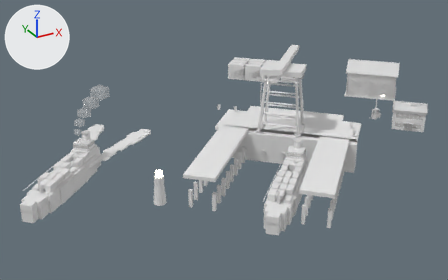
The FBX model Assets/Art/KayseriIsland/Models/Ruby/Phase2/Port_P2.fbx: old version first, new version second.
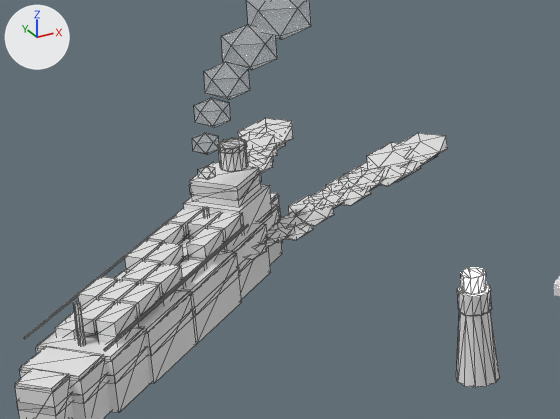
The first picture shows the older version from a 50 mm camera at (-246.5, -266.7, 88.8) aimed at (-153.2, -97.0, 4.0). The close-ups show the older and then the newer version on the part from 3% to 41% of the width and 32% to 77% of the height of that picture. Only the edits that show in the close-ups are written down. Arrows for +X, +Y and +Z are at upper left; the lights stay in place. The close-ups show mesh edges as thin lines. Where no turn or scale is listed for an object, it has been applied to the vertices. Vertices at exactly the same position are counted once.

The scene before the commit, as lines of its bpy script (objects in view):
```python
ob_port_beacon = bpy.data.objects.new('Port.Beacon', me_port_beacon_001)
ob_port_beacon.location = (0.0, 0.0, 3.0)
ob_port_shipout = bpy.data.objects.new('Port.ShipOut', me_port_shipout_001)
ob_port_shipout.location = (-206.0, -86.0, -2.85)
ob_port_wake = bpy.data.objects.new('Port.Wake', me_port_wake_001)
ob_port_wake.location = (-206.0, -86.0, -2.75)
# also in view: 'Port.ShipSmoke' at (-191.7, -74.8, 13.9)
```
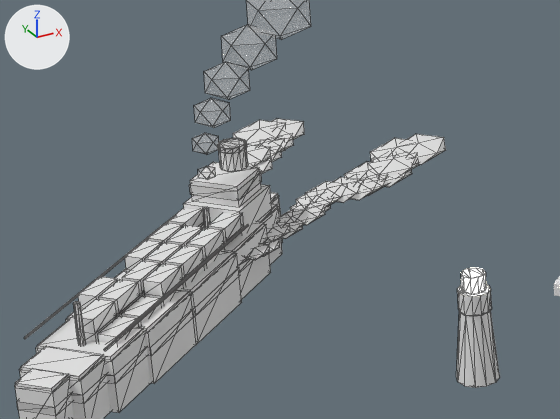
Diff of the bpy script that builds the scene:
```diff
--- a/Assets/Art/KayseriIsland/Models/Ruby/Phase2/Port_P2.fbx.py
+++ b/Assets/Art/KayseriIsland/Models/Ruby/Phase2/Port_P2.fbx.py
@@ me_port_wake_001 @@
 # used by ob_port_wake; location = (-206.0, -86.0, -2.75)
-me_port_wake_001.from_pydata(...)  # 576 vertices, 960 faces; spans x 0.1..39.9, y 0.1..39.6, z -0.9..0.9
+me_port_wake_001.from_pydata(...)  # 576 vertices, 960 faces; spans x 0.3..39.7, y 0.9..38.5, z -0.9..1.0
+# me_port_wake_001 part 1: the loose piece of 12 vertices spanning x 9.6..13.0, y 4.1..7.6, z -0.3..0.4 is moved by (0.2, -0.2, 0.0)
+# me_port_wake_001 part 2: the loose piece of 12 vertices spanning x 10.0..13.6, y 5.8..9.5, z -0.1..0.6 is moved by (1.0, -1.0, -0.4)
+# me_port_wake_001 part 3: the loose piece of 12 vertices spanning x 11.6..15.4, y 6.3..10.2, z -0.5..0.3 is moved by (-0.3, 0.3, 0.0)
+# me_port_wake_001 part 4: the loose piece of 12 vertices spanning x 13.0..17.1, y 7.0..11.0, z -0.5..0.4 is moved by (-0.4, 0.4, 0.1)
+# me_port_wake_001 part 5: the loose piece of 12 vertices spanning x 14.9..19.2, y 7.2..11.4, z -0.7..0.2 is moved by (-0.9, 0.9, 0.0)
+# me_port_wake_001 part 6: the loose piece of 12 vertices spanning x 15.5..20.0, y 8.7..13.2, z -0.5..0.4 is moved by (-0.3, 0.3, 0.0)
+# me_port_wake_001 part 7: the loose piece of 12 vertices spanning x 17.5..22.2, y 8.8..13.5, z -0.4..0.6 is moved by (-0.7, 0.7, -0.1)
+# me_port_wake_001 part 8: 276 of 576 vertices moved; they spanned x 10.9..39.9, y 10.9..39.6, z -0.9..0.9 and now span x 10.3..39.7, y 10.7..38.5, z -0.9..1.0; mean shift (0.0, 0.0, 0.0); largest move (33.7, 24.3, -0.4) -> (32.5, 25.5, -0.3)
+# other edits to the shape of me_port_wake_001 do not show in these pictures
 me_port_wake_001.materials.append(mat_foam)
@@ me_port_shipout_001 @@
 # used by ob_port_shipout; location = (-206.0, -86.0, -2.85)
-me_port_shipout_001.from_pydata(...)  # 552 vertices, 852 faces; spans x -16.4..17.1, y -16.4..17.1, z -3.7..9.6
+me_port_shipout_001.from_pydata(...)  # 520 vertices, 804 faces; spans x -16.4..17.1, y -16.4..17.1, z -3.7..9.6
+# me_port_shipout_001 part 9: the loose piece of 8 vertices spanning x 5.3..9.3, y 5.3..9.3, z 2.9..4.3 is moved by (-4.4, -7.5, 0.0), in mat_blue (white #e7e7e7)
+# me_port_shipout_001 part 10: the loose piece of 8 vertices spanning x -7.9..-3.9, y -11.0..-7.0, z 2.9..4.3 is moved by (10.3, 13.4, 0.0), in mat_blue (white #e7e7e7)
+# me_port_shipout_001 part 11: 4 vertices moved from x -5.0..-0.9, y -8.1..-4.1, z 4.3 to x -5.0..-0.9, y -8.1..-4.1, z 1.4; 40 vertices removed from x -11.0..10.9, y -7.9..7.8, z 1.4..2.9; 8 vertices added at x -9.5..-5.5, y -9.5..-5.5, z 1.4..2.9
 me_port_shipout_001.materials.append(mat_teal)
```

Location of each change, (x1, y1, x2, y2) in pixels of the close-ups (560 x 419 px; the box of a moved part takes in the faces that stretch with it):
'Port.Wake', reshaped
    before: (238, 118, 448, 259)
    after: (233, 118, 446, 263)
part 1 of me_port_wake_001, moved or reshaped
    before: (245, 243, 267, 259)
    after: (246, 243, 270, 260)
part 2 of me_port_wake_001, moved or reshaped (mostly hidden before)
    before: (257, 238, 267, 246)
    after: (263, 239, 279, 256)
part 3 of me_port_wake_001, moved or reshaped (mostly hidden)
    before: (266, 232, 279, 248)
    after: (264, 238, 275, 242)
part 4 of me_port_wake_001, moved or reshaped
    before: (267, 222, 293, 243)
    after: (267, 222, 290, 239)
part 5 of me_port_wake_001, moved or reshaped
    before: (286, 225, 313, 240)
    after: (280, 226, 303, 239)
part 6 of me_port_wake_001, moved or reshaped
    before: (278, 212, 308, 227)
    after: (278, 210, 306, 228)
part 7 of me_port_wake_001, moved or reshaped
    before: (295, 205, 334, 226)
    after: (286, 207, 325, 225)
part 8 of me_port_wake_001, moved or reshaped
    before: (238, 118, 448, 213)
    after: (233, 118, 446, 212)
part 9 of me_port_shipout_001, moved or reshaped
    before: (188, 211, 221, 237)
    after: (165, 245, 204, 277)
part 10 of me_port_shipout_001, moved or reshaped
    before: (96, 302, 138, 337)
    after: (167, 225, 203, 247)
part 11 of me_port_shipout_001, cut back
    before: (55, 214, 245, 338)
    after: (75, 302, 117, 341)
